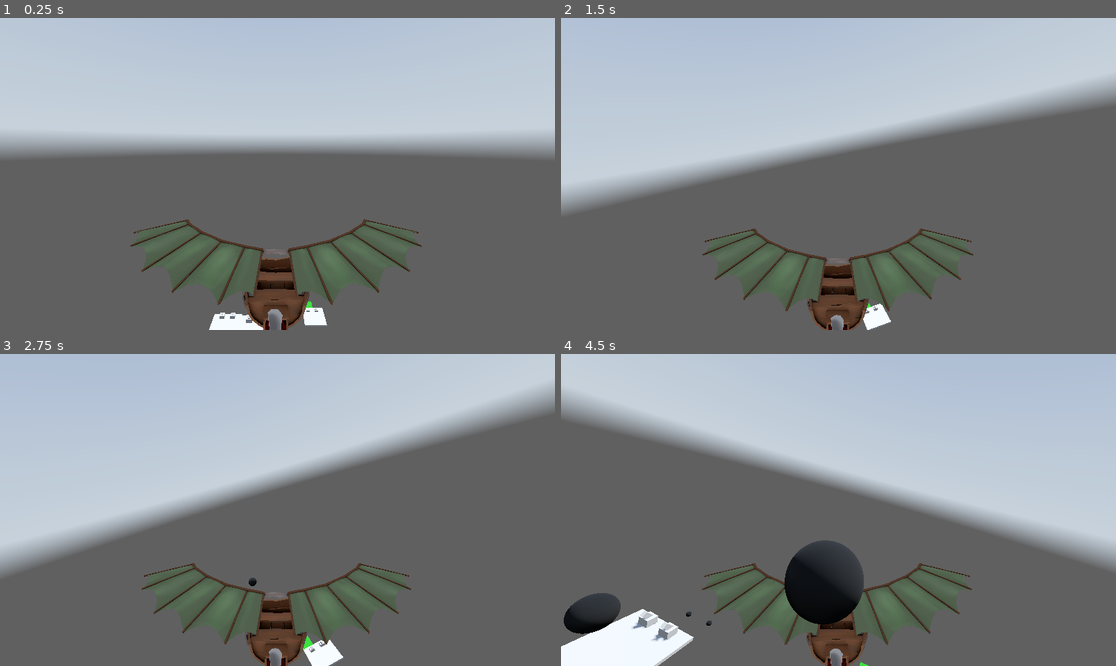
Above: before the commit, frames 1-4 (two rows, left to right).
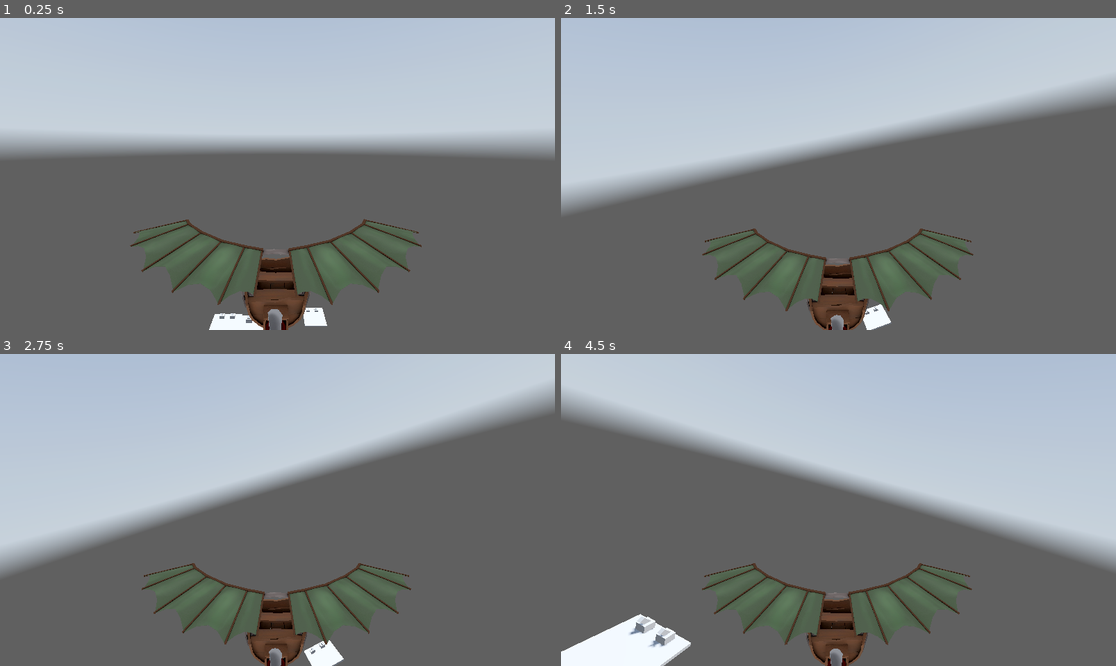
Above: after the commit, the same moments.

Repository: SimDubz/godot_gamejam_01
Game: Godot game, scene res://scenes/playground.tscn
Two runs of this game, one before a commit and one after it. Both use one fixed random seed, a clock stepped at 60 frames per second and the inputs below. A sky picture missing from this copy of the repository is replaced by a grey-blue gradient.
Inputs (mouse positions are in pixels of both pictures, inside the frame that each line leads up to):
- Up to frame 1 (0.25 s): no input
- Up to frame 2 (1.5 s): tap Enter (ui_accept) at 0.5, 0.77 s; move the mouse to (866, 174) at 0.52 s; hold E (rotate_right) 0.53-1.28 s; move the mouse to (810, 174) at 1.27 s; hold Q (rotate_left) from 1.28 s (still down)
- Up to frame 3 (2.75 s): tap Enter (ui_accept) at 1.52 s; move the mouse to (288, 503) at 2.02 s; release Q (rotate_left) at 2.03 s; hold E (rotate_right) from 2.03 s (still down)
- Up to frame 4 (4.5 s): move the mouse to (832, 516) at 2.77 s; tap Enter (ui_accept) at 3.02, 3.77 s; move the mouse to (877, 513) at 3.52 s; release E (rotate_right) at 3.53 s; hold Q (rotate_left) from 3.53 s (still down); move the mouse to (794, 506) at 4.27 s

The runs differ from the first frame. In frame 1, less than 0.1% of the frame differs, in the area x 38-73%, y 79-99%; in frame 2, less than 0.1%; in frame 3, 0.2%; in frame 4, 4.9%, in the area x 0-65%, y 59-100%.
Error after the commit: Invalid access to property or key 'velocity' on a base object of type 'null instance'. (res://scripts/enemy.gd:26)

Commit message:
Game World Creation

Diff:
--- a/scenes/enemy.tscn
+++ b/scenes/enemy.tscn
@@ -9,7 +9,7 @@
 
 [sub_resource type="BoxShape3D" id="BoxShape3D_eas8o"]
 
-[node name="Enemy" type="CharacterBody3D"]
+[node name="Enemy" type="CharacterBody3D" groups=["castles"]]
 script = ExtResource("1_i3yvh")
 
 [node name="CharacterModel" type="Node3D" parent="."]
--- /dev/null
+++ b/scenes/environment.tscn
@@ -0,0 +1,11 @@
+[gd_scene load_steps=2 format=3 uid="uid://bcqmj2ims1lsf"]
+
+[ext_resource type="PackedScene" uid="uid://dmup8p3f7vm3j" path="res://scenes/sky.tscn" id="1_6thxk"]
+
+[node name="Environment" type="Node3D"]
+
+[node name="DirectionalLight3D" type="DirectionalLight3D" parent="."]
+transform = Transform3D(-0.866023, -0.433016, 0.250001, 0, 0.499998, 0.866027, -0.500003, 0.749999, -0.43301, 0, 0, 0)
+shadow_enabled = true
+
+[node name="Sky" parent="." instance=ExtResource("1_6thxk")]
--- /dev/null
+++ b/scenes/game_world.tscn
@@ -0,0 +1,9 @@
+[gd_scene load_steps=3 format=3 uid="uid://b56ibw24uu82p"]
+
+[ext_resource type="PackedScene" uid="uid://bcqmj2ims1lsf" path="res://scenes/environment.tscn" id="1_4cald"]
+[ext_resource type="Script" path="res://scripts/game_world.gd" id="1_nxmth"]
+
+[node name="game_world" type="Node3D"]
+script = ExtResource("1_nxmth")
+
+[node name="Environment" parent="." instance=ExtResource("1_4cald")]
--- /dev/null
+++ b/scenes/landing_zone.tscn
@@ -0,0 +1,25 @@
+[gd_scene load_steps=4 format=3 uid="uid://cdr0rtyk4dq26"]
+
+[ext_resource type="Script" path="res://scripts/LandingArea.gd" id="1_20c4y"]
+
+[sub_resource type="StandardMaterial3D" id="StandardMaterial3D_6qfgn"]
+albedo_color = Color(0.105882, 0.560784, 0.0666667, 1)
+
+[sub_resource type="BoxShape3D" id="BoxShape3D_2s02j"]
+size = Vector3(19.5493, 4.93213, 20.811)
+
+[node name="LandingZone" type="Node3D"]
+
+[node name="CSGBox3D" type="CSGBox3D" parent="."]
+use_collision = true
+size = Vector3(18.4214, 1, 20)
+material = SubResource("StandardMaterial3D_6qfgn")
+
+[node name="LandingArea" type="Area3D" parent="."]
+script = ExtResource("1_20c4y")
+
+[node name="CollisionShape3D" type="CollisionShape3D" parent="LandingArea"]
+transform = Transform3D(1, 0, 0, 0, 1, 0, 0, 0, 1, -0.23568, 1.96606, 0.0679626)
+shape = SubResource("BoxShape3D_2s02j")
+
+[connection signal="body_entered" from="LandingArea" to="LandingArea" method="_on_body_entered"]
--- a/scenes/player.tscn
+++ b/scenes/player.tscn
@@ -6,7 +6,8 @@
 
 [sub_resource type="SphereShape3D" id="SphereShape3D_o16as"]
 
-[node name="Player" type="CharacterBody3D" groups=["Plane"]]
+[node name="Player" type="CharacterBody3D" groups=["plane"]]
+transform = Transform3D(-1, 0, -8.74228e-08, 0, 1, 0, 8.74228e-08, 0, -1, 0, 0, 0)
 motion_mode = 1
 script = ExtResource("1_d8bry")
 
--- a/scenes/playground.tscn
+++ b/scenes/playground.tscn
@@ -2,10 +2,8 @@
 
 [ext_resource type="Texture2D" uid="uid://cmbc41qcke40u" path="res://arts/kloofendal_48d_partly_cloudy_puresky_2k.hdr" id="1_0ynvu"]
 [ext_resource type="PackedScene" uid="uid://crb76rxl0vs71" path="res://scenes/enemy.tscn" id="1_dmrs0"]
+[ext_resource type="PackedScene" uid="uid://b8cq2fskop7tn" path="res://scenes/landing_zone.tscn" id="1_mre1v"]
 [ext_resource type="PackedScene" uid="uid://dvky5ym53pejp" path="res://scenes/player.tscn" id="2_vm42v"]
-
-[sub_resource type="StandardMaterial3D" id="StandardMaterial3D_ai14q"]
-albedo_color = Color(0.0666667, 0.466667, 0, 1)
 
 [sub_resource type="PanoramaSkyMaterial" id="PanoramaSkyMaterial_v8602"]
 panorama = ExtResource("1_0ynvu")
@@ -21,14 +19,8 @@
 
 [node name="Playground" type="Node3D"]
 
-[node name="stage1" type="Node3D" parent="."]
-transform = Transform3D(1, 0, 0, 0, 1, 0, 0, 0, 1, 0, -215.743, -290.639)
-
-[node name="CSGBox3D" type="CSGBox3D" parent="stage1"]
-transform = Transform3D(1, 0, 0, 0, 1, 0, 0, 0, 1, 85.3115, -0.5, 43.575)
-use_collision = true
-size = Vector3(20, 1, 20)
-material = SubResource("StandardMaterial3D_ai14q")
+[node name="LandingZone" parent="." instance=ExtResource("1_mre1v")]
+transform = Transform3D(1, 0, 0, 0, 1, 0, 0, 0, 1, -0.22673, -263.514, -148.553)
 
 [node name="stage2" type="Node3D" parent="."]
 transform = Transform3D(1, 0, 0, 0, 1, 0, 0, 0, 1, 0, -34.4549, 0)
--- /dev/null
+++ b/scenes/sky.tscn
@@ -0,0 +1,35 @@
+[gd_scene load_steps=6 format=3 uid="uid://dmup8p3f7vm3j"]
+
+[ext_resource type="Shader" uid="uid://bjrh8p5sgsaue" path="res://arts/shaders/SkyPanorama.tres" id="1_1qw2i"]
+[ext_resource type="Texture2D" uid="uid://dlcrq5j0tcil2" path="res://arts/textures/T_SkyPanorama_01.png" id="2_guexm"]
+
+[sub_resource type="ShaderMaterial" id="ShaderMaterial_urjeg"]
+shader = ExtResource("1_1qw2i")
+shader_parameter/source_panorama = ExtResource("2_guexm")
+
+[sub_resource type="Sky" id="Sky_yre4i"]
+sky_material = SubResource("ShaderMaterial_urjeg")
+
+[sub_resource type="Environment" id="Environment_kfh1s"]
+background_mode = 2
+sky = SubResource("Sky_yre4i")
+ambient_light_source = 1
+glow_enabled = true
+glow_levels/6 = 0.13
+glow_levels/7 = 0.25
+glow_intensity = 0.1
+glow_blend_mode = 0
+glow_hdr_threshold = 0.5
+glow_hdr_scale = 1.5
+fog_enabled = true
+fog_light_color = Color(0.384314, 0.607843, 0.803922, 1)
+fog_light_energy = 0.5
+fog_density = 0.025
+fog_sky_affect = 0.6
+volumetric_fog_density = 0.0225
+volumetric_fog_albedo = Color(0.341176, 0.721569, 0.909804, 1)
+volumetric_fog_emission = Color(0.631373, 0.631373, 0.631373, 1)
+volumetric_fog_gi_inject = 0.0
+
+[node name="Sky" type="WorldEnvironment"]
+environment = SubResource("Environment_kfh1s")
--- a/scenes/world.tscn
+++ b/scenes/world.tscn
@@ -1,50 +1,13 @@
-[gd_scene load_steps=8 format=3 uid="uid://37bvccuefe5c"]
+[gd_scene load_steps=4 format=3 uid="uid://37bvccuefe5c"]
 
-[ext_resource type="Shader" uid="uid://bjrh8p5sgsaue" path="res://arts/shaders/SkyPanorama.tres" id="1_yflli"]
-[ext_resource type="Texture2D" uid="uid://dlcrq5j0tcil2" path="res://arts/textures/T_SkyPanorama_01.png" id="2_nkd8x"]
+[ext_resource type="Script" path="res://scripts/Player.gd" id="1_2muh8"]
 [ext_resource type="PackedScene" uid="uid://dvky5ym53pejp" path="res://scenes/player.tscn" id="3_5ortb"]
-[ext_resource type="PackedScene" uid="uid://bacnktouynem4" path="res://arts/vfx/vfx_Clouds01.tscn" id="4_6bpg2"]
-
-[sub_resource type="ShaderMaterial" id="ShaderMaterial_urjeg"]
-shader = ExtResource("1_yflli")
-shader_parameter/source_panorama = ExtResource("2_nkd8x")
-
-[sub_resource type="Sky" id="Sky_yre4i"]
-sky_material = SubResource("ShaderMaterial_urjeg")
-
-[sub_resource type="Environment" id="Environment_kfh1s"]
-background_mode = 2
-sky = SubResource("Sky_yre4i")
-ambient_light_source = 1
-glow_enabled = true
-glow_levels/6 = 0.13
-glow_levels/7 = 0.25
-glow_intensity = 0.1
-glow_blend_mode = 0
-glow_hdr_threshold = 0.5
-glow_hdr_scale = 1.5
-fog_enabled = true
-fog_light_color = Color(0.384314, 0.607843, 0.803922, 1)
-fog_light_energy = 0.5
-fog_density = 0.025
-fog_sky_affect = 0.6
-volumetric_fog_density = 0.0225
-volumetric_fog_albedo = Color(0.341176, 0.721569, 0.909804, 1)
-volumetric_fog_emission = Color(0.631373, 0.631373, 0.631373, 1)
-volumetric_fog_gi_inject = 0.0
+[ext_resource type="PackedScene" uid="uid://bcqmj2ims1lsf" path="res://scenes/environment.tscn" id="3_e4mae"]
 
 [node name="World" type="Node3D"]
-
-[node name="WorldEnvironment" type="WorldEnvironment" parent="."]
-environment = SubResource("Environment_kfh1s")
+script = ExtResource("1_2muh8")
 
 [node name="Player" parent="." instance=ExtResource("3_5ortb")]
-transform = Transform3D(1, 0, 0, 0, 1, 0, 0, 0, 1, 0, 191.585, 123.484)
+transform = Transform3D(1, 0, 0, 0, 1, 0, 0, 0, 1, 0, 143.568, -30.6677)
 
-[node name="Cloud01" parent="." instance=ExtResource("4_6bpg2")]
-
-[node name="Cloud02" parent="." instance=ExtResource("4_6bpg2")]
-transform = Transform3D(1, 0, 0, 0, 1, 0, 0, 0, 1, -3.88952, -10.6869, 154.815)
-
-[node name="Cloud03" parent="." instance=ExtResource("4_6bpg2")]
-transform = Transform3D(1, 0, 0, 0, 1, 0, 0, 0, 1, -47.676, 29.0872, 0)
+[node name="Environment" parent="." instance=ExtResource("3_e4mae")]
--- /dev/null
+++ b/scripts/LandingArea.gd
@@ -0,0 +1,7 @@
+extends Area3D
+
+signal planeLanded
+
+
+func _on_body_entered(body: Node3D) -> void:
+	emit_signal("planeLanded")
--- a/scripts/Player.gd
+++ b/scripts/Player.gd
@@ -18,7 +18,7 @@
 var roll_speed = 1.0
 var current_speed = 0.0
 var kmh_speed = 0.0
-var gravity = 7.8
+var gravity = 6.5
 var max_pitch_down = deg_to_rad(-45)
 var max_pitch_up = deg_to_rad(30)
 var thermal_lift = false # New variable for thermal updrafts
--- a/scripts/enemy.gd
+++ b/scripts/enemy.gd
@@ -11,18 +11,18 @@
 
 func _on_range_body_entered(body: Node3D) -> void:
 	print("Plane Entered")
-	if body.is_in_group("Plane"):
+	if body.is_in_group("plane"):
 		plane_in_bounds = true
 
 func _on_range_body_exited(body: Node3D) -> void:
 	print("Plane Existed")
-	if body.is_in_group("Plane"):
+	if body.is_in_group("plane"):
 		plane_in_bounds = false
 
 func shoot_at_plane():
 	var player_position = get_plane_position()
 	var projectile = projectile_scene.instantiate()
-	var player = get_node_or_null("/root/Playground/Player")
+	var player = get_node_or_null("/root/game_world/Player")
 	var player_velocity = player.velocity
 	var future_position = get_future_player_position(player_position, player_velocity, projectile.speed)
 	var direction = (future_position - canon_edge.global_transform.origin).normalized()
@@ -33,7 +33,7 @@
 
 
 func get_plane_position() -> Vector3:
-	var player = get_node_or_null("/root/Playground/Player")
+	var player = get_node_or_null("/root/game_world/Player")
 	if player:
 		return player.global_position
 	return Vector3()
--- /dev/null
+++ b/scripts/game_world.gd
@@ -0,0 +1,70 @@
+extends Node3D
+
+var castle_scene = preload("res://scenes/enemy.tscn")
+var player_scene = preload("res://scenes/player.tscn")
+var landing_zone_scene = preload("res://scenes/landing_zone.tscn")
+
+var cube_size = 200
+var min_castles = 3
+var castle_increase_per_landing = 1
+var current_landings = 0
+var max_distance = 1000
+var min_distance = 500
+var landing_zone_position = Vector3(randf_range(-cube_size / 2, cube_size / 2), -cube_size / 2, -cube_size / 2)
+
+func _ready():
+	print("ready")
+	generate_world()
+	var player = get_node_or_null("/root/game_world/LandingZone")
+
+func generate_world():
+	spawn_player()
+	spawn_castle()
+	spawn_landing_zone()
+
+
+func spawn_player():
+	var player_instance = player_scene.instantiate()
+	player_instance.global_transform.origin = Vector3(0, cube_size, cube_size)
+
+	add_child(player_instance)
+	print("Player Spawn")
+
+func spawn_castle():
+	print("spawning castles")
+	var total_castles = min_castles + current_landings + castle_increase_per_landing
+	for i in range(total_castles):
+		var min_x = -cube_size / 2
+		var max_x = cube_size / 2
+		var min_y = -cube_size / 4  # Adjust to ensure castles are between player and landing zone
+		var max_y = cube_size / 4
+		var min_z = 0  # Start from player's depth
+		var max_z = cube_size / 2  # Up to halfway to the landing zone
+
+		var spawn_position = Vector3(
+			randf_range(min_x, max_x),
+			randf_range(min_y, max_y),
+			randf_range(min_z, max_z)
+		)
+
+		var castle_instance = castle_scene.instantiate()
+		castle_instance.global_transform.origin = spawn_position
+		add_child(castle_instance)
+
+func spawn_landing_zone():
+	print("spawning landing zone")
+
+	var landing_zone_instance = landing_zone_scene.instantiate()
+	landing_zone_instance.global_transform.origin = landing_zone_position
+	add_child(landing_zone_instance)
+	return landing_zone_instance
+
+func player_landed():
+	current_landings +=1
+	regenerate_world()
+
+func regenerate_world():
+	get_tree().call_group("castles", "queue_free")
+	get_tree().call_group("landing", "queue_free")
+	get_tree().call_group("plane", "queue_free")
+	generate_world()
--- a/scripts/projectile.gd
+++ b/scripts/projectile.gd
@@ -12,7 +12,6 @@
 	translate(velocity * delta)
 
 func _on_body_entered(body: Node3D) -> void:
-
 	queue_free()
 
 func set_direction(new_direction: Vector3) -> void:
--- /dev/null
+++ b/scripts/world.gd
@@ -0,0 +1,71 @@
+extends Node3D
+#
+#var castle_scene = preload("res://scenes/enemy.tscn")
+#var player_scene = preload("res://scenes/player.tscn")
+#var landing_zone_scene = preload("res://scenes/landing_zone.tscn")
+#
+#var min_castles = 3
+#var castle_increase_per_landing = 1
+#var current_landings = 0
+#var max_distance = 1000
+#var min_distance = 500
+#var starting_position = Vector3(0, 0, 0)
+#
+#func _ready():
+	#print("ready")
+	#generate_world()
+#
+#
+#func generate_world():
+	#var total_castles = min_castles + current_landings + castle_increase_per_landing
+	#for i in range (total_castles):
+		#spawn_castle()
+	#spawn_landing_zone()
+	#spawn_player()
+		#
+#func spawn_player():
+	#var player_instance = player_scene.instantiate()
+	#player_instance.global_transform.origin = Vector3(0, 10, 0)
+	#get_tree().root.add_child(player_instance)
+	#print("Player Spawn")
+		#
+#func spawn_castle():
+	#print("spawning castles")
+	#var angle_degress = randf_range(0, 360)
+	#var distance = randf_range(min_distance, max_distance)
+	#var angle_radian = deg_to_rad(angle_degress)
+	#
+	#var spawn_position = Vector3(cos(angle_radian), 0 , sin(angle_radian)) * distance
+	#spawn_position += starting_position
+	#
+	#var castle_instance = castle_scene.instantiate()
+	#castle_instance.global_transform.origin = spawn_position
+	#get_tree().root.add_child(castle_instance)
+#
+#func spawn_landing_zone():
+	#print("spawning landing zone")
+	#var angle_degrees = 180
+	#var distance = max_distance
+	#var angle_radians = deg_to_rad(angle_degrees)
+	#
+	#var spawn_position = Vector3(cos(angle_radians), 0 , sin(angle_radians)) * distance
+	#var landing_zone_instance = landing_zone_scene.instantiate()
+	#landing_zone_instance.global_transform.origin = spawn_position
+	#get_tree().root.add_child(landing_zone_instance)
+#
+#func on_player_landed():
+	#current_landings +=1
+	#regenerate_world()
+	#
+#func regenerate_world():
+	#var player = get_tree().get_nodes_in_group("plane")
+	#player.queue_free()
+	#var landing_zone = get_tree().get_nodes_in_group("landing")
+	#landing_zone.queue_free()
+	#for castle in get_tree().get_nodes_in_group("castles"):
+		#castle.queue_free()
+	#
+	#
+		#
+	#generate_world()
+#
